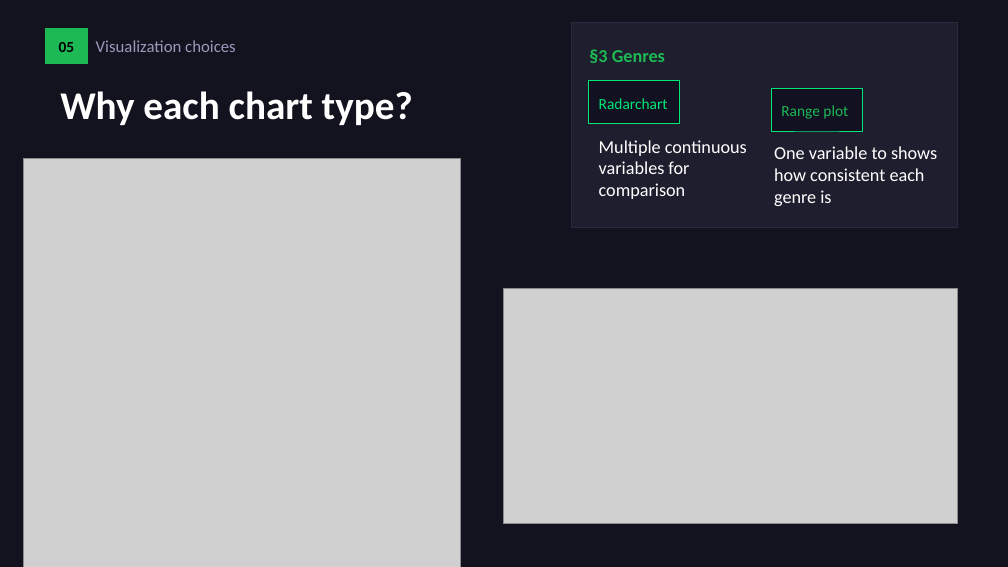
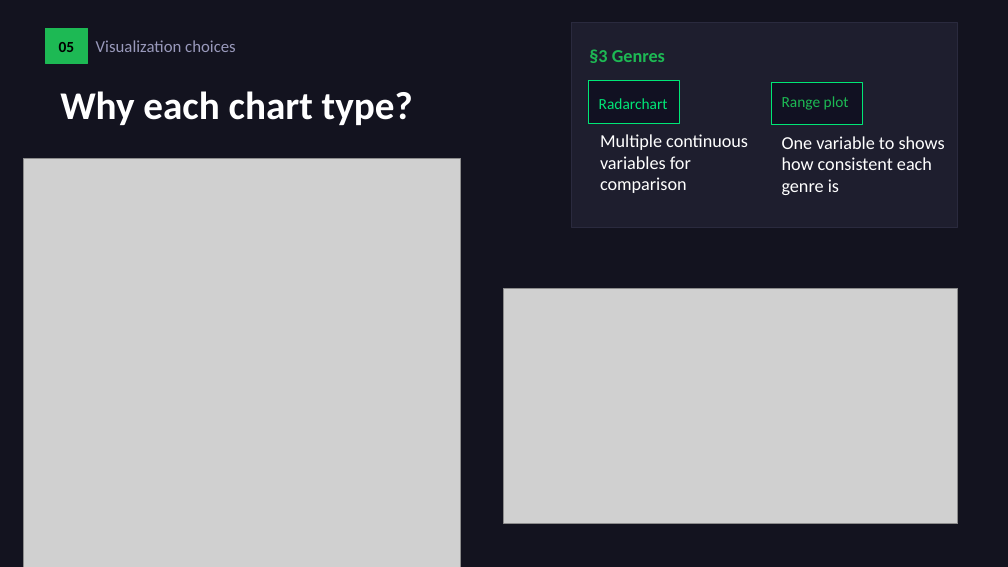
Before and after one commit to podsv-fs26-ad24/ad24-1-fancyproject, a slide deck: slide 9 of submission pptx/ad24-1-presentation.pptx. Drawn at 1008x567 pixels with LibreOffice and Linux fonts; fonts in the diff are those of the drawing; grey boxes stand for pictures. Boxes give left, top, right and bottom in pixels: in the first picture for what was removed or moved away, otherwise in the second. Text is boxed around its words. In the diff, an @@ line names an element or a change of style, - is before the commit and + after.

```diff
--- a/submission pptx/ad24-1-presentation.pptx
+++ b/submission pptx/ad24-1-presentation.pptx
@@ rectangle: place and size @@
-rectangle at [771, 89, 862, 131]
+rectangle at [772, 82, 863, 124]
@@ text "Range plot": place and size @@
-text "Range plot" at [781, 105, 848, 119]
+text "Range plot" at [782, 96, 849, 110]
@@ text "Multiple continuous variables for comparison": place and size @@
-text "Multiple continuous variables for comparison" at [599, 140, 747, 199]
+text "Multiple continuous variables for comparison" at [600, 134, 748, 193]
@@ text "One variable to shows how ...": place and size @@
-text "One variable to shows how ..." at [774, 146, 937, 206]
+text "One variable to shows how ..." at [782, 136, 945, 195]
```
Also in this commit, not shown: 3 other files.
